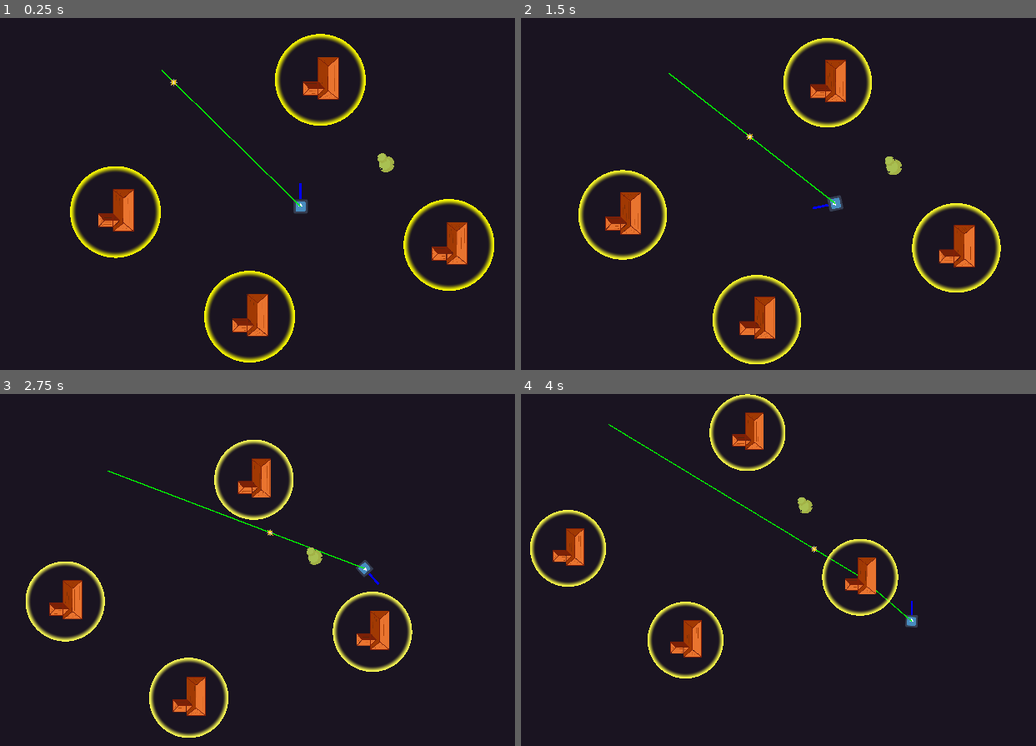
Above: before the commit, frames 1-4 (two rows, left to right).
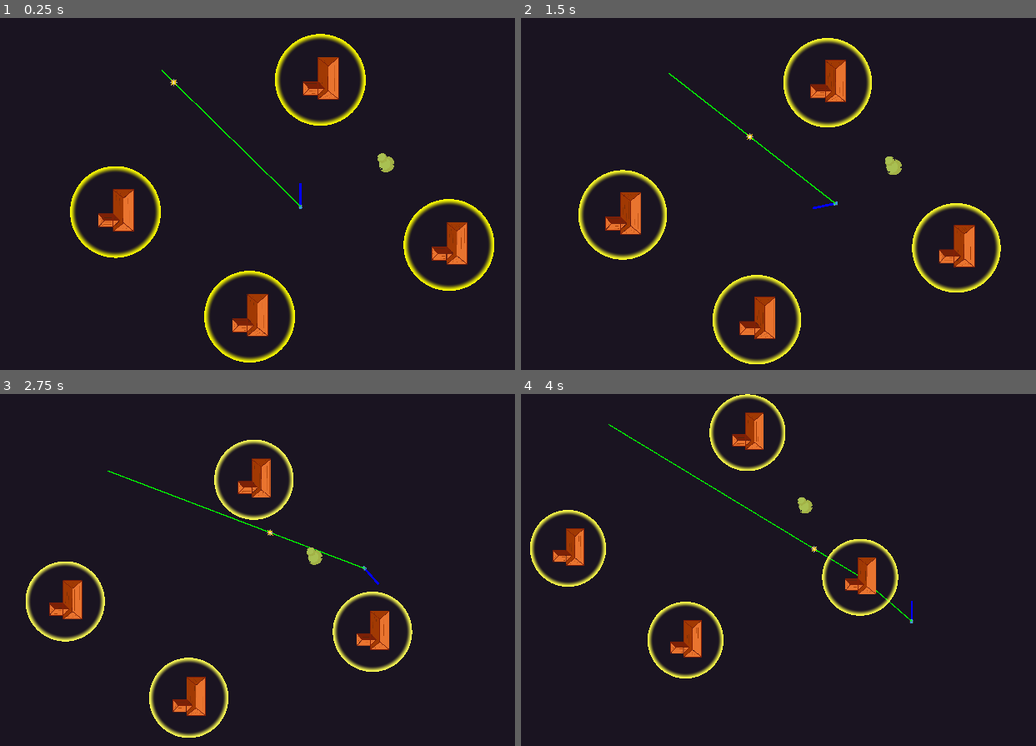
Above: after the commit, the same moments.

Repository: SpyrexDE/BzzBzz
Game: Godot game, scene res://levels/testlvl1.tscn
The game is run twice, just before and just after one commit, with the same random seed, the same clock (stepped at 60 frames per second) and the same inputs. The engine's default icon, where the game draws it, is replaced by a stand-in: a white triangle on a blue panel in a dark square.
Inputs:
- Up to frame 1 (0.25 s): no input
- Up to frame 2 (1.5 s): hold D (steer_right) 0.53-1.28 s; hold S (go_backward) from 1.28 s (still down)
- Up to frame 3 (2.75 s): release S (go_backward) at 2.03 s; hold D (steer_right) from 2.03 s (still down)
- Up to frame 4 (4 s): release D (steer_right) at 2.78 s; hold W (go_forward) 2.78-3.53 s; hold A (steer_left) from 3.53 s (still down)

The runs differ from the first frame. In frame 1, 0.1% of the frame differs, in the area x 56-60%, y 51-56%; in frame 2, 0.1%; in frame 3, less than 0.1%; in frame 4, less than 0.1%.

Commit message:
added robot sprite

Diff:
--- a/levels/testlvl1.tscn
+++ b/levels/testlvl1.tscn
@@ -4,7 +4,6 @@
 [ext_resource type="Script" path="res://levels/level.gd" id="1_ysstf"]
 [ext_resource type="PackedScene" uid="uid://cswjddao7c7gd" path="res://props/haus.tscn" id="2_qns4n"]
 [ext_resource type="PackedScene" uid="uid://desc5w62oyqfi" path="res://props/connector/connector.tscn" id="3_pgg6y"]
-[ext_resource type="PackedScene" uid="uid://vqts8ef4u5h5" path="res://props/zap/zap.tscn" id="4"]
 [ext_resource type="PackedScene" uid="uid://vqts8ef4u5h5" path="res://props/zap/zap.tscn" id="5_s8uj7"]
 [ext_resource type="PackedScene" uid="uid://d06k0iiax55p6" path="res://props/Busch/busch.tscn" id="6_t3kf8"]
 
--- a/robot/robot.tscn
+++ b/robot/robot.tscn
@@ -1,7 +1,7 @@
 [gd_scene load_steps=5 format=3 uid="uid://b1gg5e8kp4384"]
 
 [ext_resource type="Script" path="res://robot/robot.gd" id="1_qe1k2"]
-[ext_resource type="Texture2D" uid="uid://o8o4yx0b61bx" path="res://icon.svg" id="2_y6hw3"]
+[ext_resource type="Texture2D" uid="uid://bwsxfxob8linx" path="res://robot.png" id="2_ylexb"]
 [ext_resource type="PackedScene" uid="uid://dalopp2ns8t8d" path="res://robot/player_camera.tscn" id="3_xdevb"]
 
 [sub_resource type="CircleShape2D" id="CircleShape2D_o10pc"]
@@ -16,7 +16,7 @@
 push_force = 1.0
 
 [node name="Sprite" type="Sprite2D" parent="."]
-texture = ExtResource("2_y6hw3")
+texture = ExtResource("2_ylexb")
 
 [node name="CollisionShape" type="CollisionShape2D" parent="."]
 shape = SubResource("CircleShape2D_o10pc")
